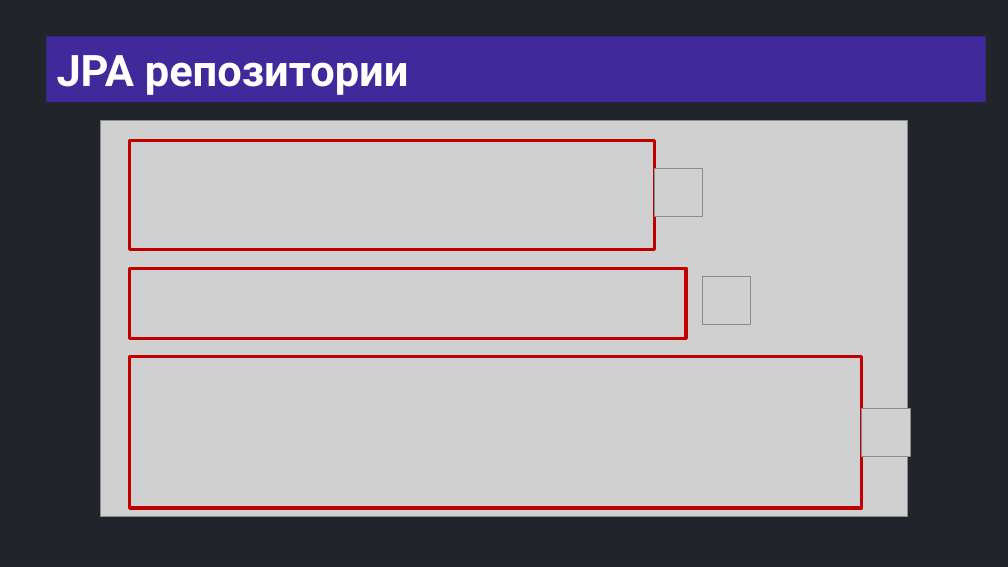
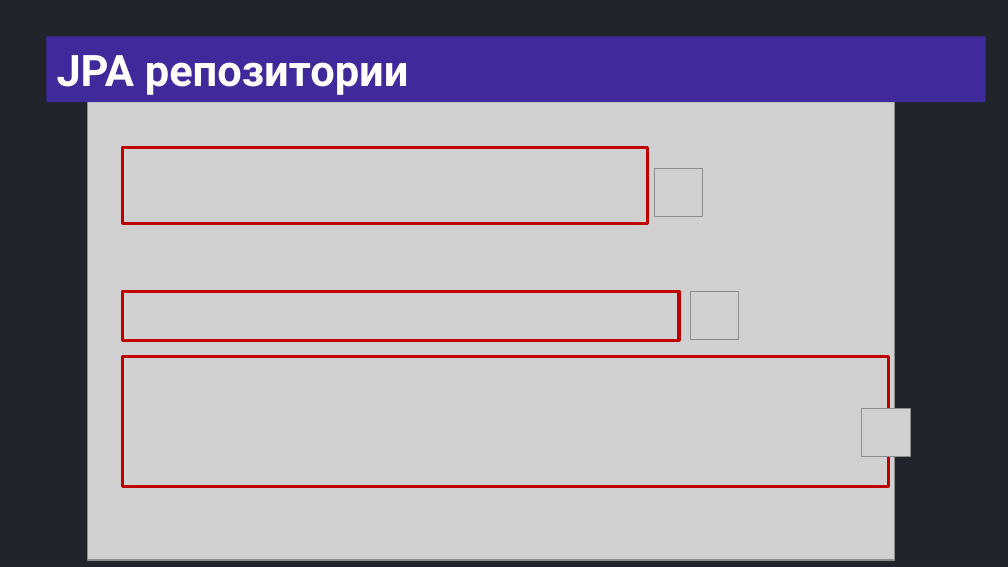
Before and after one commit to semusv/Bank_analyzer, a slide deck: slide 13 of bank_analyzer.pptx. Drawn at 1008x567 pixels with LibreOffice and Linux fonts; fonts in the diff are those of the drawing; grey boxes stand for pictures. Boxes give left, top, right and bottom in pixels: in the first picture for what was removed or moved away, otherwise in the second. Text is boxed around its words. In the diff, an @@ line names an element or a change of style, - is before the commit and + after.

```diff
--- a/bank_analyzer.pptx
+++ b/bank_analyzer.pptx
@@ picture: place and size @@
-picture at <box>101,121,908,517</box>
+picture at <box>87,101,894,560</box>
@@ rectangle: place and size @@
-rectangle at <box>130,140,654,250</box>
+rectangle at <box>123,147,647,223</box>
@@ rectangle: place and size @@
-rectangle at <box>130,268,686,339</box>
+rectangle at <box>123,291,679,341</box>
@@ picture: place and size @@
-picture at <box>703,276,751,325</box>
+picture at <box>690,291,739,340</box>
@@ rectangle: place and size @@
-rectangle at <box>130,357,862,508</box>
+rectangle at <box>123,357,889,487</box>
```
Also in this commit, not shown: 2 other slides changed, 1 slide added, 3 other files.
